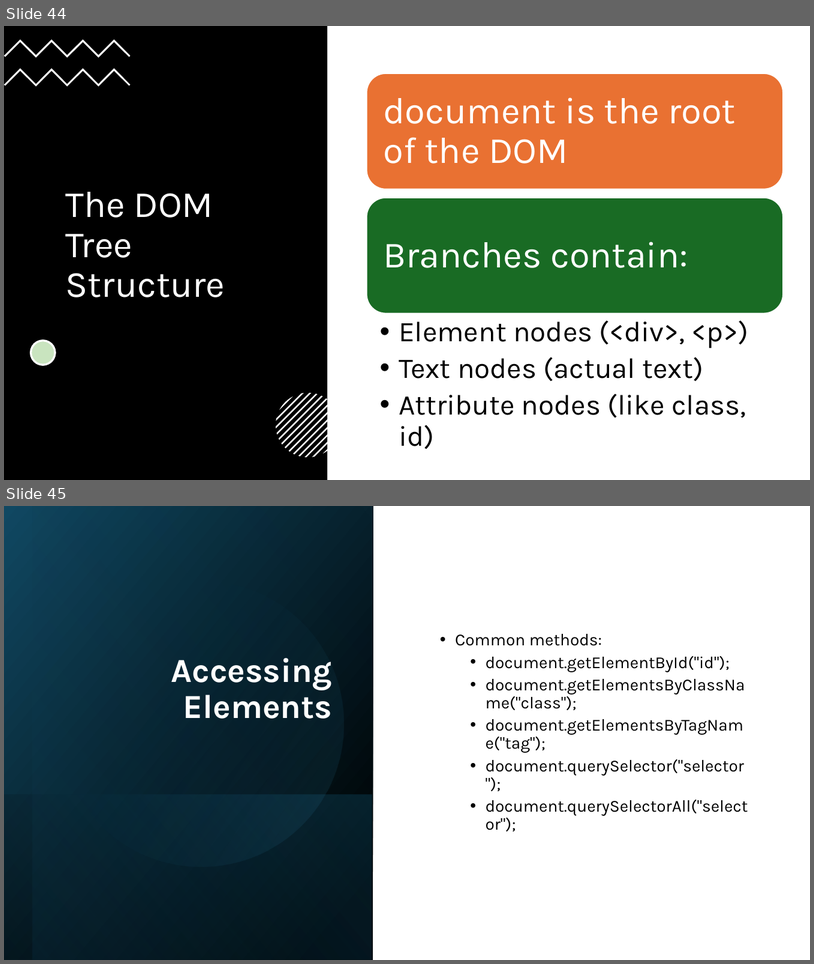
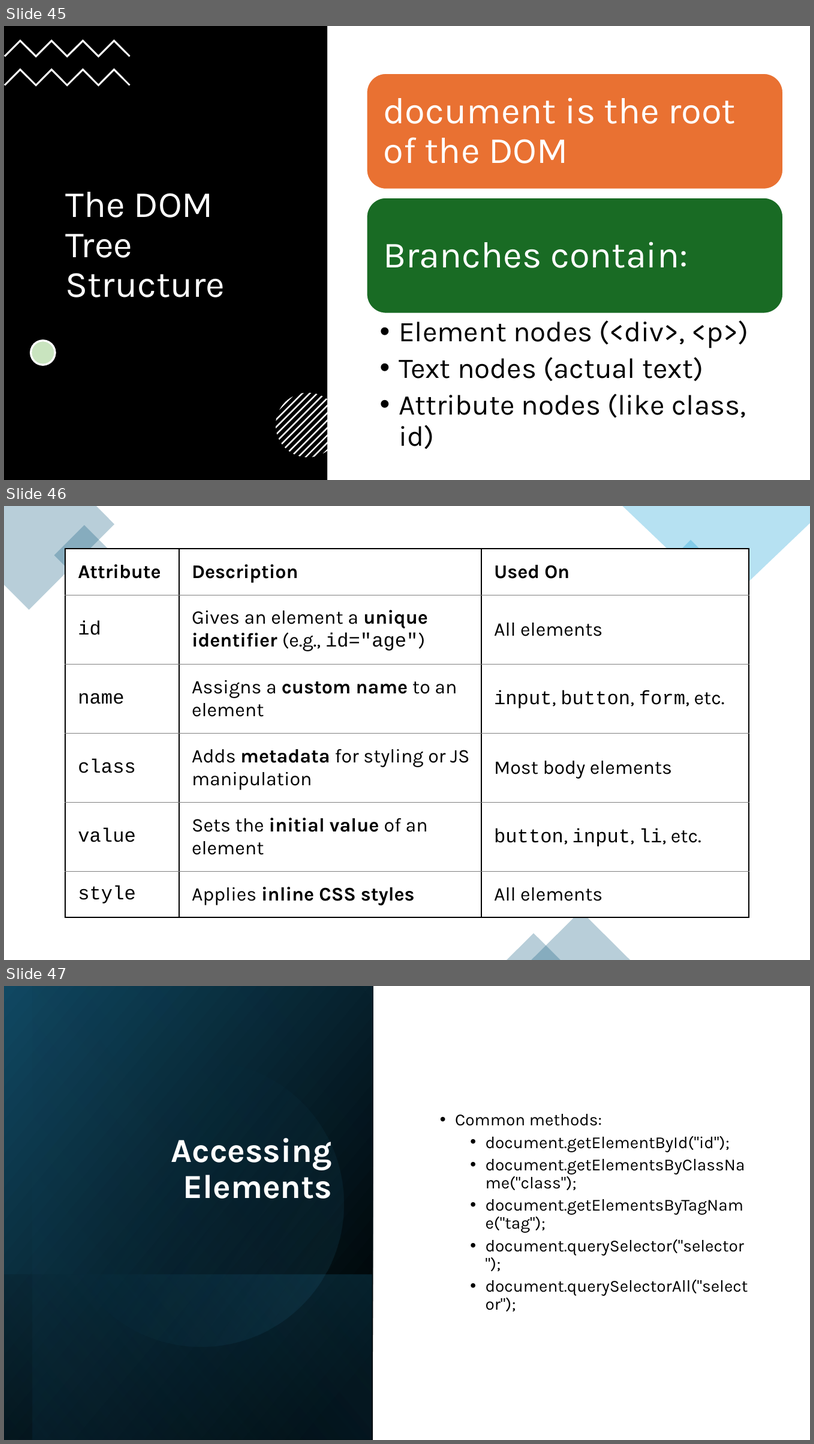
Before and after one commit to Kalrfou/Kalrfou.github.io, a slide deck: web2slides/Lect3-JavaScript Overview and Syntax.pptx. Shown one above the other, each under a label of ours: slides 44 and 45 before the commit, slides 45, 46 and 47 after it. The pictures are 814x964 and 814x1444 pixels, drawn with LibreOffice and Linux fonts; fonts in the diff are those of the drawing. Boxes give left, top, right and bottom in pixels: in the first picture for what was removed or moved away, otherwise in the second. Text is boxed around its words. In the diff, an @@ line names an element or a change of style, - is before the commit and + after.

```diff
--- a/web2slides/Lect3-JavaScript Overview and Syntax.pptx
+++ b/web2slides/Lect3-JavaScript Overview and Syntax.pptx
@@ slide 46 added at [4, 506, 810, 960], background #FFFFFF @@
@@ freeform shape added at [4, 506, 115, 610], fill #156082 at 30% opacity @@
@@ freeform shape added at [623, 506, 810, 604], fill #0F9ED5 at 30% opacity @@
@@ rectangle added at [54, 525, 115, 586], fill #156082 at 30% opacity @@
@@ rectangle added at [659, 540, 723, 604], fill #0F9ED5 at 30% opacity @@
@@ table added at [65, 549, 749, 917], 6 rows, 3 columns @@
+Attribute | Description | Used On
+id | Gives an element a unique identifier (e.g., id="age") | All elements
+name | Assigns a custom name to an element | input, button, form, etc.
+class | Adds metadata for styling or JS manipulation | Most body elements
+value | Sets the initial value of an element | button, input, li, etc.
+style | Applies inline CSS styles | All elements
@@ triangle added at [531, 911, 630, 960], fill #156082 at 30% opacity @@
@@ triangle added at [507, 933, 561, 960], fill #156082 at 30% opacity @@
@@ what was slide 44 is now slide 45 @@
@@ what was slide 45 is now slide 47 @@
```
Also in this commit, not shown: 1 other slide added, 2 other files.
